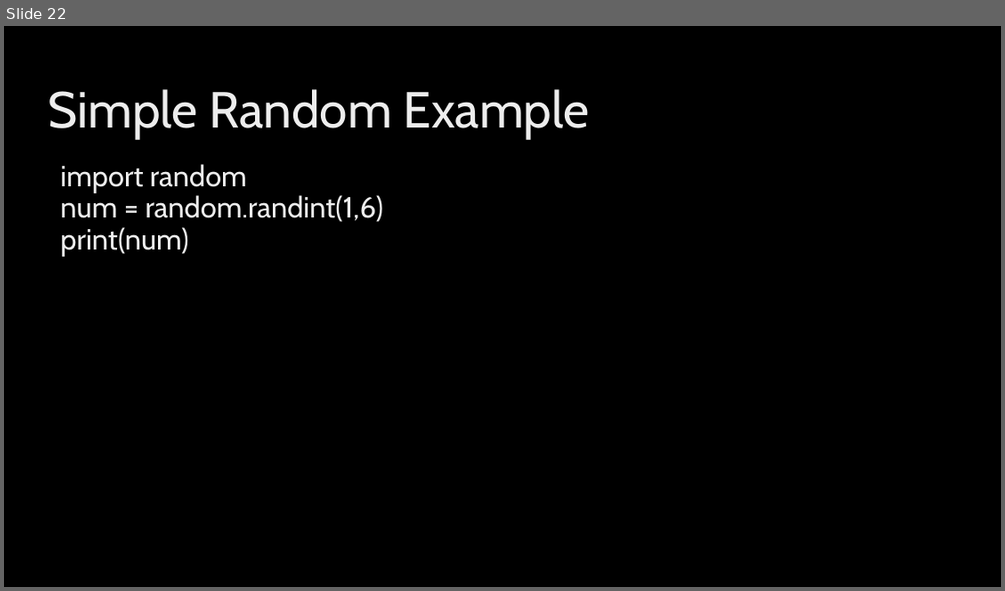
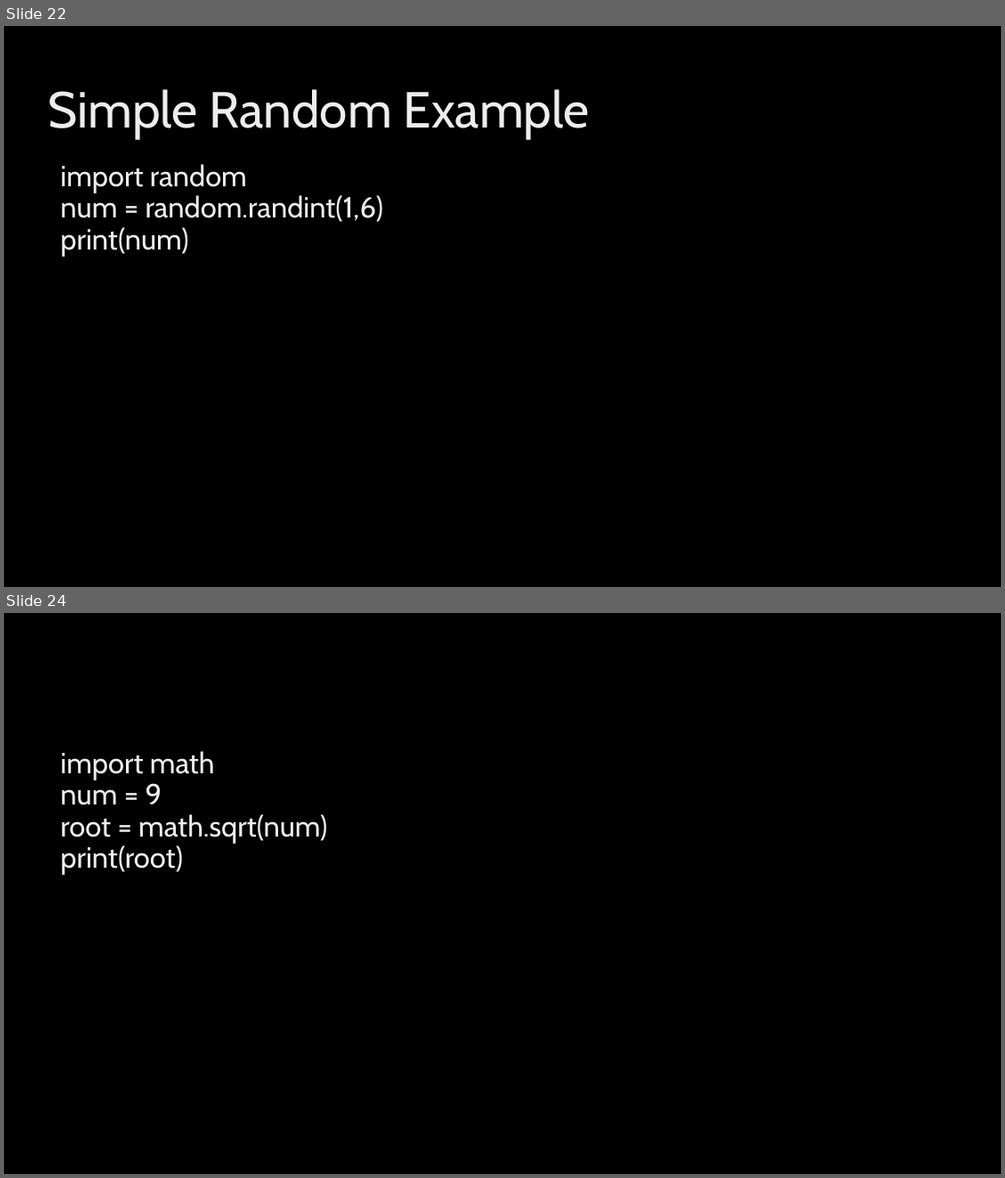
Before and after one commit to rsera/Junior-Knights, a slide deck: Python Day 2.pptx. Shown one above the other, each under a label of ours: slide 22 before the commit, slides 22 and 24 after it; the slides between them are not shown. The pictures are 1005x591 and 1005x1178 pixels, drawn with LibreOffice and Linux fonts; fonts in the diff are those of the drawing; background and template pictures are left out. Boxes give left, top, right and bottom in pixels: in the first picture for what was removed or moved away, otherwise in the second. Text is boxed around its words. In the diff, an @@ line names an element or a change of style, - is before the commit and + after.

```diff
--- a/Python Day 2.pptx
+++ b/Python Day 2.pptx
@@ slide 24 added at (x1=4, y1=613, x2=1001, y2=1174), background picture (left out) @@
@@ text added at (x1=60, y1=751, x2=327, y2=875), 21 pt, text gradient #BFBFBF to #EDEDED to #FFFFFF @@
+import math
+num = 9
+root = math.sqrt(num)
+print(root)
```
Also in this commit, not shown: 1 other slide added, 2 slides removed, 4 other files.
